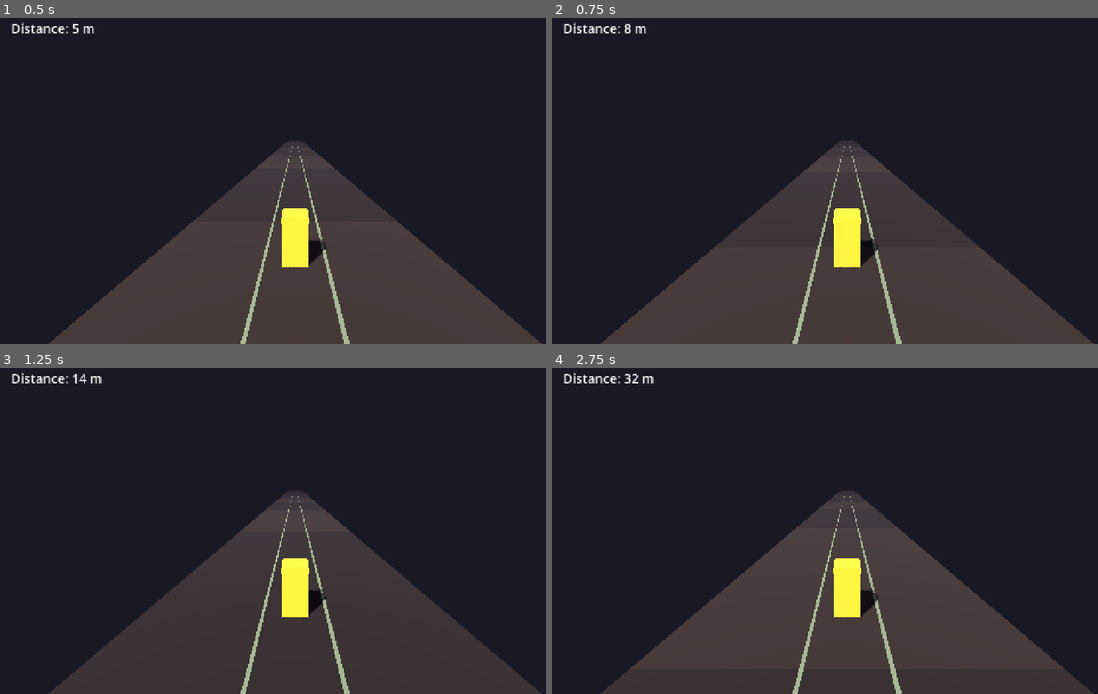
Above: before the commit, frames 1-4 (two rows, left to right).
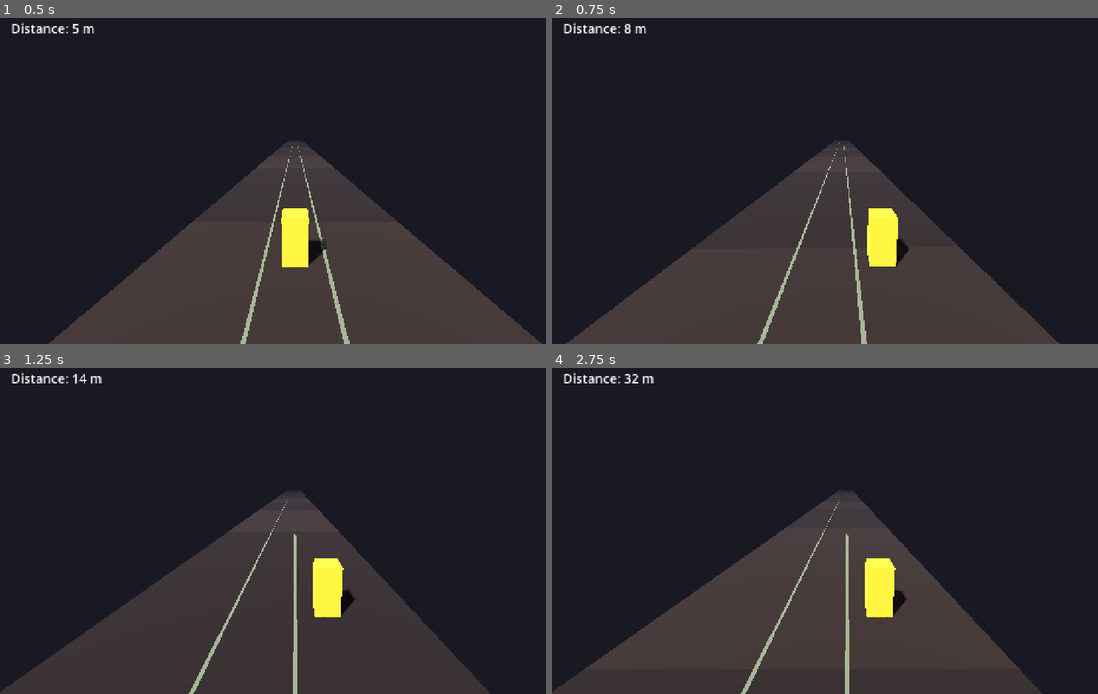
Above: after the commit, the same moments.

Repository: DanielEleojo/tribulation
Game: Godot game, scene res://scenes/game.tscn
The game is run twice, just before and just after one commit, with the same random seed, the same clock (stepped at 60 frames per second) and the same inputs.
Inputs (mouse positions are in pixels of both pictures, inside the frame that each line leads up to):
- Up to frame 1 (0.5 s): no input
- Up to frame 2 (0.75 s): tap Enter (restart) at 0.5 s; move the mouse to (977, 161) at 0.52 s; hold Right (move_right) from 0.53 s (still down); click (977, 161) at 0.67 s
- Up to frame 3 (1.25 s): keep holding Right (move_right)
- Up to frame 4 (2.75 s): move the mouse to (726, 544) at 1.27 s; release Right (move_right) at 1.28 s; hold Left (move_left) 1.28-2.03 s; move the mouse to (906, 456) at 2.02 s; hold Right (move_right) from 2.03 s (still down)

Frame 1 is identical in both runs. In frame 2, 7.6% of the frame differs, in the area x 2-100%, y 38-100%; in frame 3, 9.1%; in frame 4, 9.1%, in the area x 0-100%, y 38-100%.

Commit message:
Phase 1.B (3D): 3-lane switching (A/D + swipe, clamped)

Diff:
--- a/scripts/player.gd
+++ b/scripts/player.gd
@@ -10,6 +10,12 @@
 const BODY_WIDTH: float = 1.0
 const STAND_COLOR := Color(0.95, 0.82, 0.2)
 
+const LANE_WIDTH: float = 2.5          # spacing between lanes (centers at -2.5, 0, +2.5)
+const LANE_COUNT: int = 3
+const LANE_SHARPNESS: float = 12.0     # how aggressively we ease toward the target lane
+const MAX_LANE_SPEED: float = 18.0     # cap on sideways speed (units/sec)
+
+var current_lane: int = 1              # 0 = left, 1 = center, 2 = right
 var start_z: float = 0.0
 var _dead: bool = false
 var _mesh: MeshInstance3D
@@ -21,6 +27,11 @@
 	add_to_group("player")
 	start_z = global_position.z
 	_build_body()
+	# Wire touch swipes to lane movement.
+	var swipe := get_tree().get_first_node_in_group("swipe_input")
+	if swipe != null:
+		swipe.swiped_left.connect(move_left)
+		swipe.swiped_right.connect(move_right)
 
 func _build_body() -> void:
 	# Visual box. Offset up by half-height so the body's origin is at its FEET.
@@ -47,11 +58,32 @@
 		move_and_slide()
 		return
 
+	# Keyboard lane input.
+	if Input.is_action_just_pressed("move_left"):
+		move_left()
+	if Input.is_action_just_pressed("move_right"):
+		move_right()
+
 	# Constant forward run.
 	velocity.z = -run_speed
+	# Ease sideways toward the target lane's X.
+	var target_x: float = float(current_lane - 1) * LANE_WIDTH
+	var dx: float = target_x - global_position.x
+	velocity.x = clampf(dx * LANE_SHARPNESS, -MAX_LANE_SPEED, MAX_LANE_SPEED)
 	# Gravity; landing cancels downward velocity.
 	velocity.y -= gravity * delta
 	move_and_slide()
+
+## Lane changes (clamped to the three lanes).
+func move_left() -> void:
+	if _dead:
+		return
+	current_lane = max(0, current_lane - 1)
+
+func move_right() -> void:
+	if _dead:
+		return
+	current_lane = min(LANE_COUNT - 1, current_lane + 1)
 
 ## Called by the game coordinator when the player dies.
 func on_death() -> void:
--- a/scripts/swipe_detector.gd
+++ b/scripts/swipe_detector.gd
@@ -1,16 +1,20 @@
 extends Node
-## Translates touch gestures into high-level signals the game can react to.
-## Records the touch start position; on release decides:
-##   swipe up   (moved up past threshold)   -> swiped_up   (jump)
-##   swipe down (moved down past threshold) -> swiped_down (slide)
-##   negligible movement                    -> tapped      (restart)
-## Keyboard remains the primary path for desktop testing; this is for touch.
+## Translates touch gestures into high-level signals.
+## Records the touch start; on release, the dominant axis decides the gesture:
+##   swipe up    -> swiped_up    (jump)
+##   swipe down  -> swiped_down  (slide)
+##   swipe left  -> swiped_left  (lane left)
+##   swipe right -> swiped_right (lane right)
+##   negligible  -> tapped       (restart)
+## Keyboard remains the primary path for desktop testing.
 
 signal swiped_up
 signal swiped_down
+signal swiped_left
+signal swiped_right
 signal tapped
 
-@export var swipe_threshold: float = 80.0   # min vertical travel (px) to count as a swipe
+@export var swipe_threshold: float = 60.0   # min travel (px) to count as a swipe
 
 var _touch_start: Vector2 = Vector2.ZERO
 var _touching: bool = false
@@ -25,10 +29,21 @@
 			_touching = true
 		elif _touching:
 			_touching = false
-			var dy: float = event.position.y - _touch_start.y
-			if dy < -swipe_threshold:
-				swiped_up.emit()
-			elif dy > swipe_threshold:
-				swiped_down.emit()
-			else:
-				tapped.emit()
+			_resolve(event.position - _touch_start)
+
+func _resolve(delta: Vector2) -> void:
+	if abs(delta.x) < swipe_threshold and abs(delta.y) < swipe_threshold:
+		tapped.emit()
+		return
+	if abs(delta.x) > abs(delta.y):
+		# Horizontal swipe.
+		if delta.x > 0.0:
+			swiped_right.emit()
+		else:
+			swiped_left.emit()
+	else:
+		# Vertical swipe.
+		if delta.y < 0.0:
+			swiped_up.emit()
+		else:
+			swiped_down.emit()
Not shown, changed: devlog.txt
